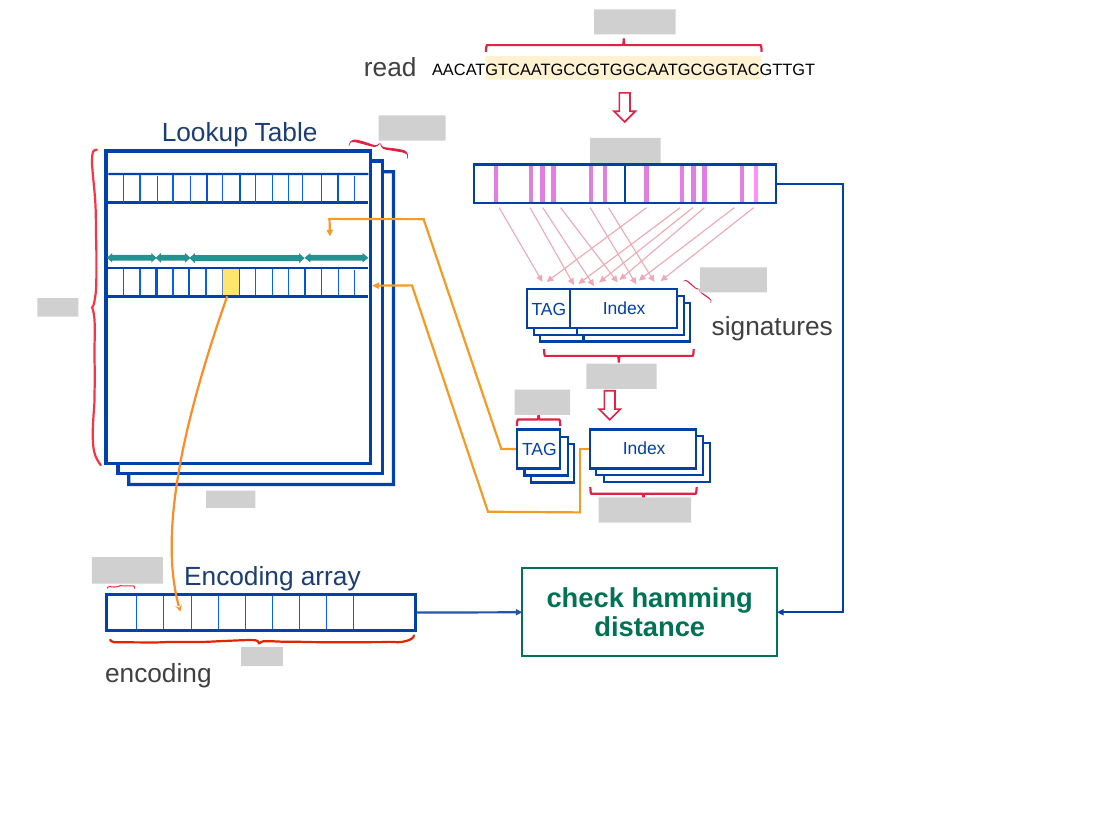
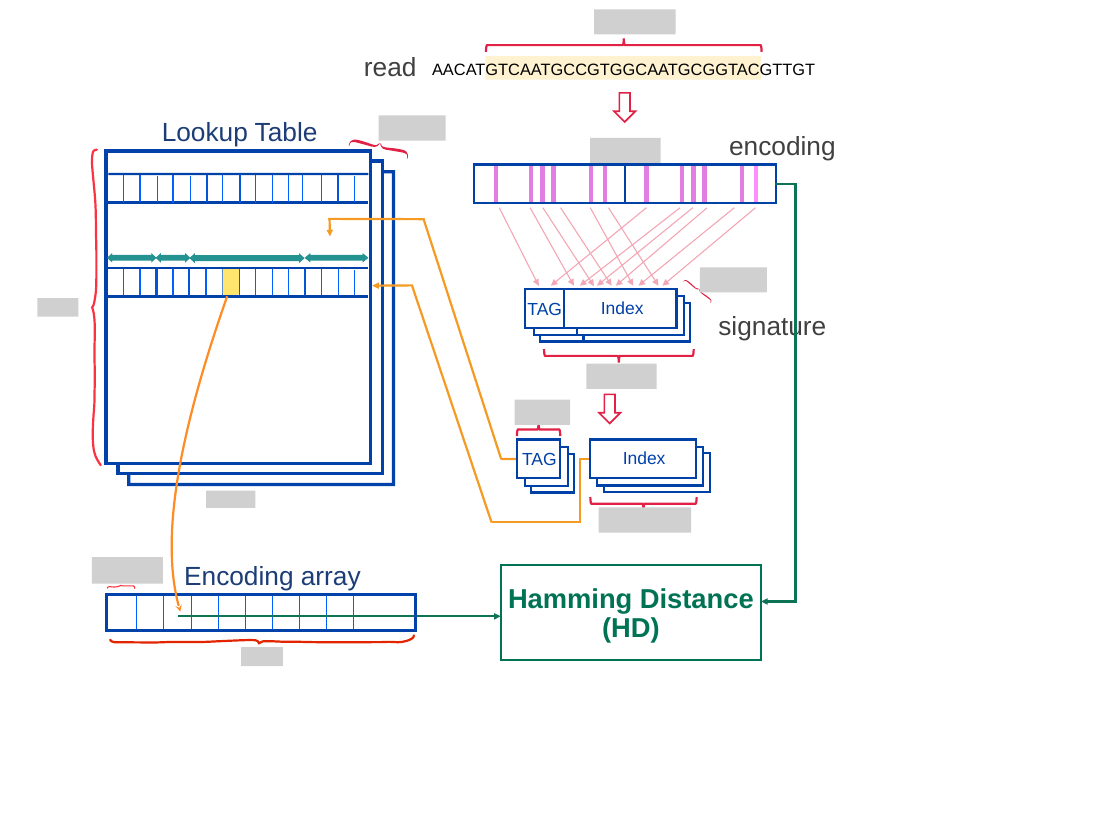
Before and after one commit to noraracht/lsh_scripts, a slide deck: slide 1 of Consult_v3.pptx. Drawn at 1120x840 pixels with LibreOffice and Linux fonts; fonts in the diff are those of the drawing; grey boxes stand for pictures; background and template pictures are left out. Boxes give left, top, right and bottom in pixels: in the first picture for what was removed or moved away, otherwise in the second. Text is boxed around its words. In the diff, an @@ line names an element or a change of style, - is before the commit and + after.

Commit message:
update fig

```diff
--- a/Consult_v3.pptx
+++ b/Consult_v3.pptx
@@ text "encoding" moved from (x1=105, y1=663, x2=212, y2=687) to (x1=729, y1=136, x2=836, y2=160) @@
@@ arrow moved from (499, 208) - (543, 282) to (499, 208) - (539, 286) @@
@@ arrow moved from (647, 208) - (547, 282) to (647, 208) - (551, 286) @@
@@ arrow moved from (561, 208) - (617, 283) to (561, 208) - (612, 286) @@
@@ arrow moved from (591, 208) - (636, 284) to (591, 208) - (633, 286) @@
@@ arrow moved from (693, 208) - (599, 283) to (693, 208) - (597, 286) @@
@@ arrow moved from (609, 208) - (655, 282) to (609, 208) - (658, 286) @@
@@ arrow moved from (704, 208) - (620, 280) to (707, 208) - (616, 286) @@
@@ arrow moved from (735, 208) - (639, 280) to (735, 208) - (639, 286) @@
@@ arrow moved from (754, 208) - (661, 281) to (755, 208) - (662, 286) @@
@@ elbow arrow moved from (776, 184) - (777, 613) to (776, 184) - (761, 602) @@
@@ elbow arrow (776, 184) - (761, 602): stroke #0041A8 2 pt to #0C7355 2 pt @@
@@ line moved from (424, 219) - (502, 450) to (424, 219) - (501, 459) @@
@@ line moved from (412, 285) - (488, 512) to (412, 285) - (491, 523) @@
@@ text "TAG" moved from (x1=532, y1=302, x2=567, y2=315) to (x1=527, y1=302, x2=562, y2=315) @@
@@ rectangle resized from (x1=527, y1=289, x2=570, y2=328) to (x1=525, y1=289, x2=564, y2=328) @@
@@ rectangle resized from (x1=570, y1=289, x2=677, y2=328) to (x1=564, y1=289, x2=677, y2=328) @@
@@ text at (x1=718, y1=314, x2=826, y2=341): text changed @@
-signatures
+signature
@@ 6 rectangles, 3 lines, 2 texts, 2 left braces, 2 pictures moved together from (x1=501, y1=390, x2=710, y2=523) to (x1=501, y1=399, x2=710, y2=532) @@
@@ down arrow moved from (x1=599, y1=391, x2=621, y2=420) to (x1=599, y1=395, x2=621, y2=424) @@
@@ line moved from (488, 512) - (581, 513) to (491, 522) - (581, 522) @@
@@ rectangle "Hamming Distance (HD)" resized from (x1=522, y1=569, x2=777, y2=657) to (x1=501, y1=565, x2=762, y2=659) @@
@@ text in rectangle at (x1=508, y1=588, x2=754, y2=643): text changed @@
-check hamming distance
+Hamming Distance (HD)
@@ arrow moved from (416, 613) - (522, 613) to (178, 617) - (501, 617) @@
@@ arrow (178, 617) - (501, 617): stroke #2755A4 2 pt to #0C7355 2 pt @@
```
